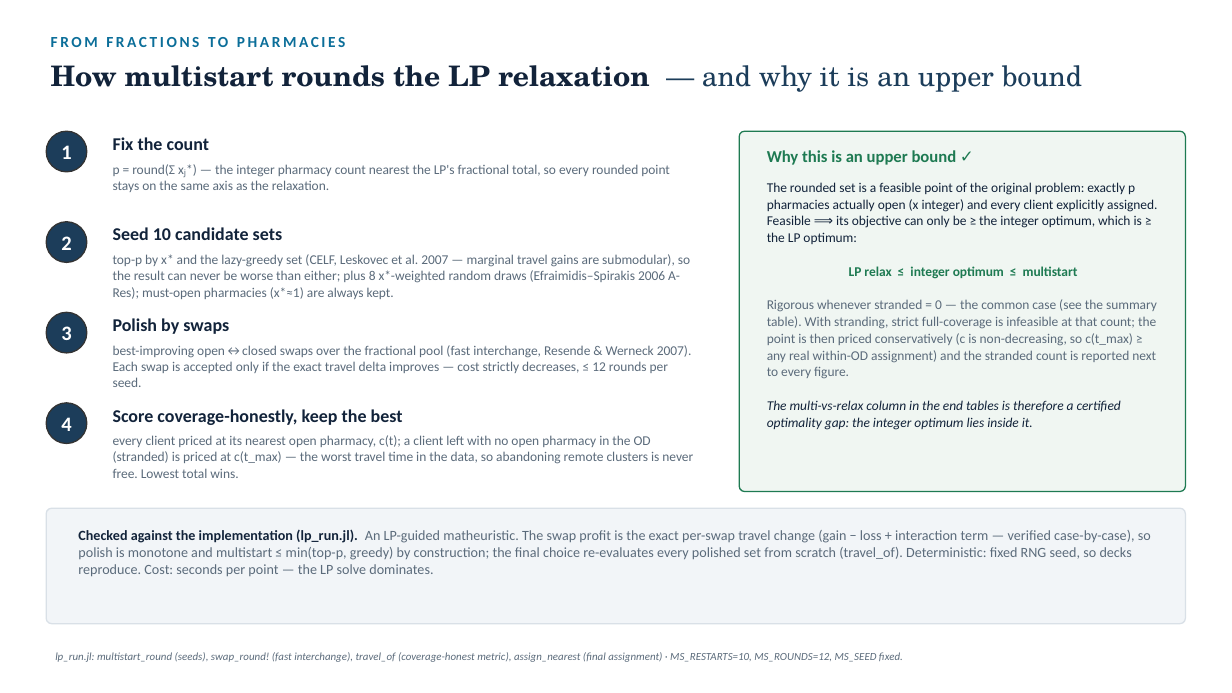
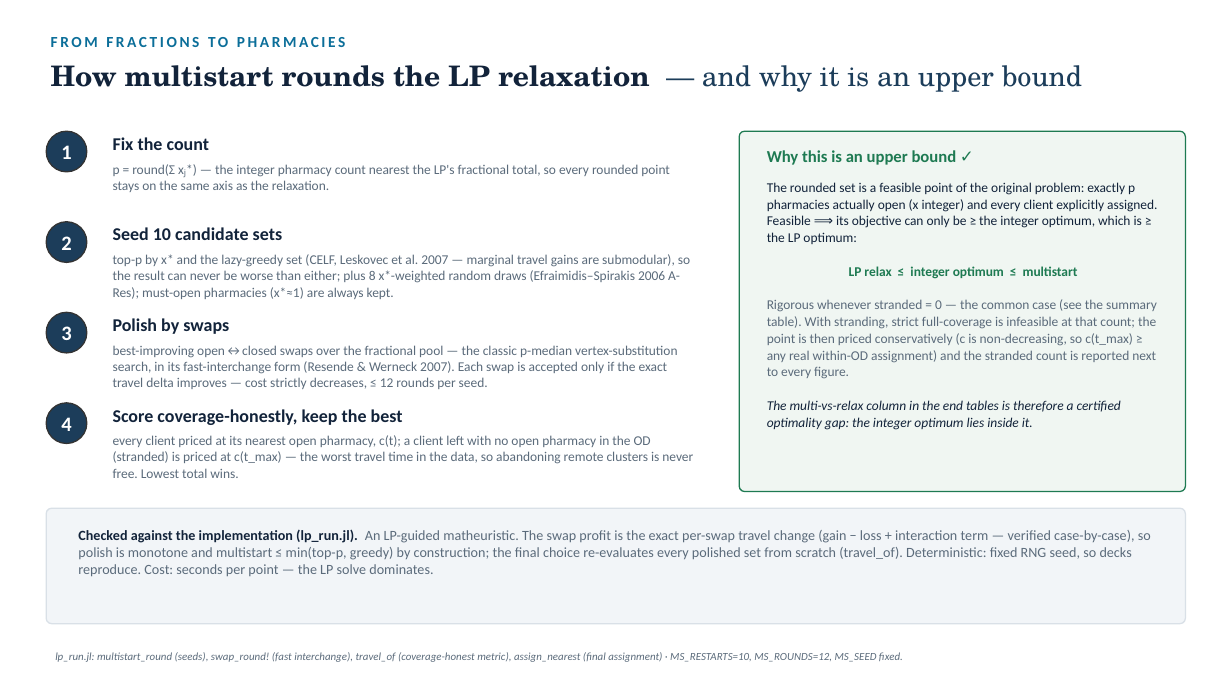
Before and after one commit to ObjectVision/NetworkModel_EU, a slide deck: slide 6 of doc/lambda_sweep5.pptx. Drawn at 1232x693 pixels with LibreOffice and Linux fonts; fonts in the diff are those of the drawing. Boxes give left, top, right and bottom in pixels: in the first picture for what was removed or moved away, otherwise in the second. Text is boxed around its words. In the diff, an @@ line names an element or a change of style, - is before the commit and + after.

```diff
--- a/doc/lambda_sweep5.pptx
+++ b/doc/lambda_sweep5.pptx
@@ text at [113,345,677,389]: text changed @@
-best-improving open↔closed swaps over the fractional pool (fast interchange, Resende & Werneck 2007). Each swap is accepted only if the exact travel delta improves — cost strictly decreases, ≤ 12 rounds per seed.
+best-improving open↔closed swaps over the fractional pool — the classic p-median vertex-substitution search, in its fast-interchange form (Resende & Werneck 2007). Each swap is accepted only if the exact travel delta improves — cost strictly decreases, ≤ 12 rounds per seed.
```
Also in this commit, not shown: 1 other slide changed, 1 other file.
